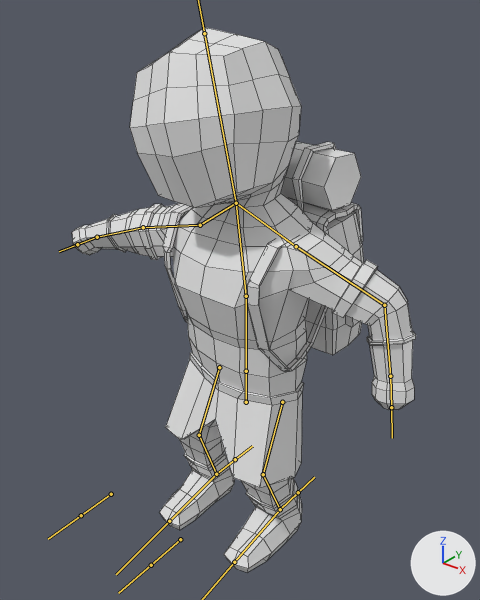
The FBX model Assets/Models/Players/Player.fbx, before and after one commit.
Before and after are seen from a camera (50 mm lens) standing at (1.32, -1.663, 1.998) and looking at (-0.028, 0.022, 0.953). The lights are fixed; the arrows at lower right show +X, +Y and +Z. Both versions are drawn at frame 1 of the action 'Armature|3_SwingA'; the numbers are the values there. The bones that bend it are drawn over the model as lines. Mesh edges are drawn as thin lines.

In view in the first picture: 'Adventurer', 'Backpack'.
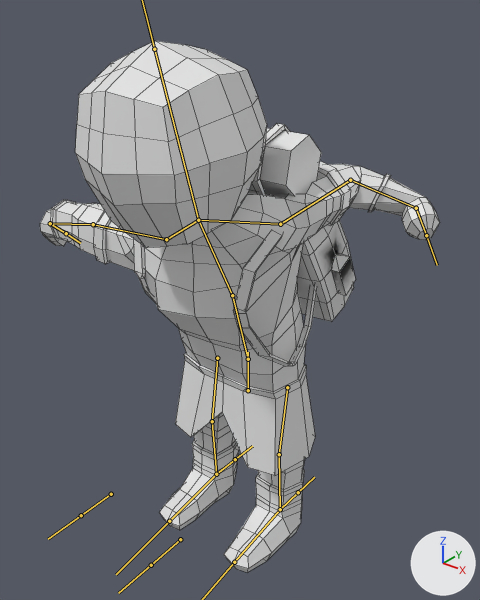
Pixel boxes [x1, y1, x2, y2] of what changed, in the pictures (480 x 600 px):
'Adventurer', posed (16% wider): before [72, 27, 416, 573]; after [40, 41, 440, 573]
'Backpack', posed (10% wider, 6% taller): before [162, 142, 364, 371]; after [133, 123, 356, 366]
bone 'root', root to tip: before (246, 402) to (246, 364); after (248, 390) to (248, 352)
bone 'spine1', root to tip: before (246, 371) to (246, 296); after (248, 359) to (232, 295)
bone 'spine2', root to tip: before (246, 296) to (236, 203); after (232, 295) to (198, 220)
bone 'head', root to tip: before (236, 203) to (204, 33); after (198, 220) to (154, 49)
bone 'shoulder.L', root to tip: before (236, 203) to (296, 246); after (198, 220) to (280, 224)
bone 'upperarm.L', root to tip: before (296, 246) to (384, 305); after (280, 224) to (350, 180)
bone 'lowerarm.L', root to tip: before (384, 305) to (390, 376); after (350, 180) to (416, 208)
bone 'hand.L', root to tip: before (390, 376) to (391, 407); after (416, 208) to (426, 235)
bone 'shoulder.R', root to tip: before (236, 203) to (200, 225); after (198, 220) to (166, 239)
bone 'upperarm.R', root to tip: before (200, 225) to (143, 227); after (166, 239) to (93, 224)
bone 'lowerarm.R', root to tip: before (143, 227) to (97, 237); after (93, 224) to (50, 223)
bone 'hand.R', root to tip: before (97, 237) to (77, 244); after (50, 223) to (66, 233)
bone 'upperleg.L', root to tip: before (282, 402) to (263, 474); after (287, 387) to (279, 454)
bone 'lowerleg.L', root to tip: before (263, 474) to (280, 509); after (279, 454) to (280, 509)
bone 'upperleg.R', root to tip: before (219, 367) to (199, 435); after (217, 358) to (212, 421)
bone 'lowerleg.R', root to tip: before (199, 435) to (216, 474); after (212, 421) to (216, 474)

What the commit changed:
Bone 'root' (bone_root) moves from (0.0, -0.047, 0.011) to (0.0, 0.0, 0.0).
Bone 'root' (bone_root) turns from (0, -6, 0) to (0, 0, 0) degrees about its own x, y and z.
Bone 'spine1' (bone_spine1) turns from (0, 0, 1) to (17, 0, 0) degrees about its own x, y and z.
Bone 'spine2' (bone_spine2) turns from (10, -1, 0) to (13, 0, 0) degrees about its own x, y and z.
Bone 'head' (bone_head) turns from (-12, 17, 7) to (-20, 0, 0) degrees about its own x, y and z.
Bone 'shoulder.L' (bone_shoulder_l) turns from (-6, 1, 7) to (-30, 16, 3) degrees about its own x, y and z.
Bone 'upperarm.L' (bone_upperarm_l) turns from (-8, -15, -32) to (-48, 41, -90) degrees about its own x, y and z.
Bone 'lowerarm.L' (bone_lowerarm_l) turns from (14, -3, -54) to (4, -41, 60) degrees about its own x, y and z.
Bone 'hand.L' (bone_hand_l) turns from (-3, -3, -7) to (51, -21, 6) degrees about its own x, y and z.
Bone 'shoulder.R' (bone_shoulder_r) turns from (0, 0, 0) to (2, -2, 3) degrees about its own x, y and z.
Bone 'upperarm.R' (bone_upperarm_r) turns from (12, -21, 2) to (10, 14, -11) degrees about its own x, y and z.
Bone 'lowerarm.R' (bone_lowerarm_r) turns from (11, -11, -1) to (-7, 25, 13) degrees about its own x, y and z.
Bone 'hand.R' (bone_hand_r) turns from (7, 1, 8) to (-76, 33, 2) degrees about its own x, y and z.
Bone 'upperleg.L' (bone_upperleg_l) turns from (15, -6, 1) to (0, 0, 0) degrees about its own x, y and z.
Bone 'lowerleg.L' (bone_lowerleg_l) turns from (-37, 0, 0) to (0, 0, 0) degrees about its own x, y and z.
Bone 'foot.L' (bone_foot_l) turns from (21, 0, 0) to (0, 0, 0) degrees about its own x, y and z.
Bone 'upperleg.R' (bone_upperleg_r) turns from (19, -6, 1) to (0, 0, 0) degrees about its own x, y and z.
Bone 'lowerleg.R' (bone_lowerleg_r) turns from (-36, 0, 0) to (0, 0, 0) degrees about its own x, y and z.
Bone 'foot.R' (bone_foot_r) turns from (17, 0, 0) to (0, 0, 0) degrees about its own x, y and z.
